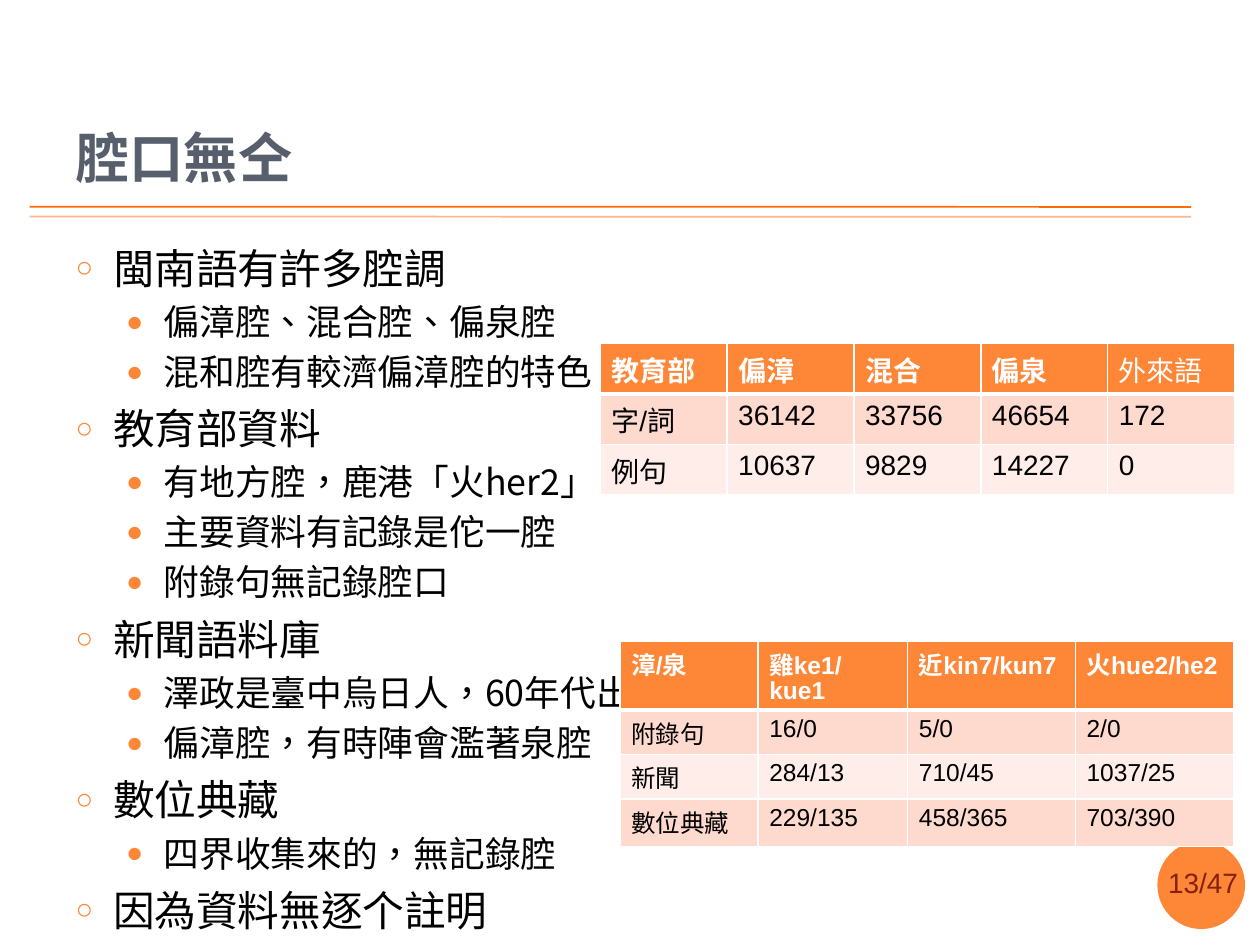
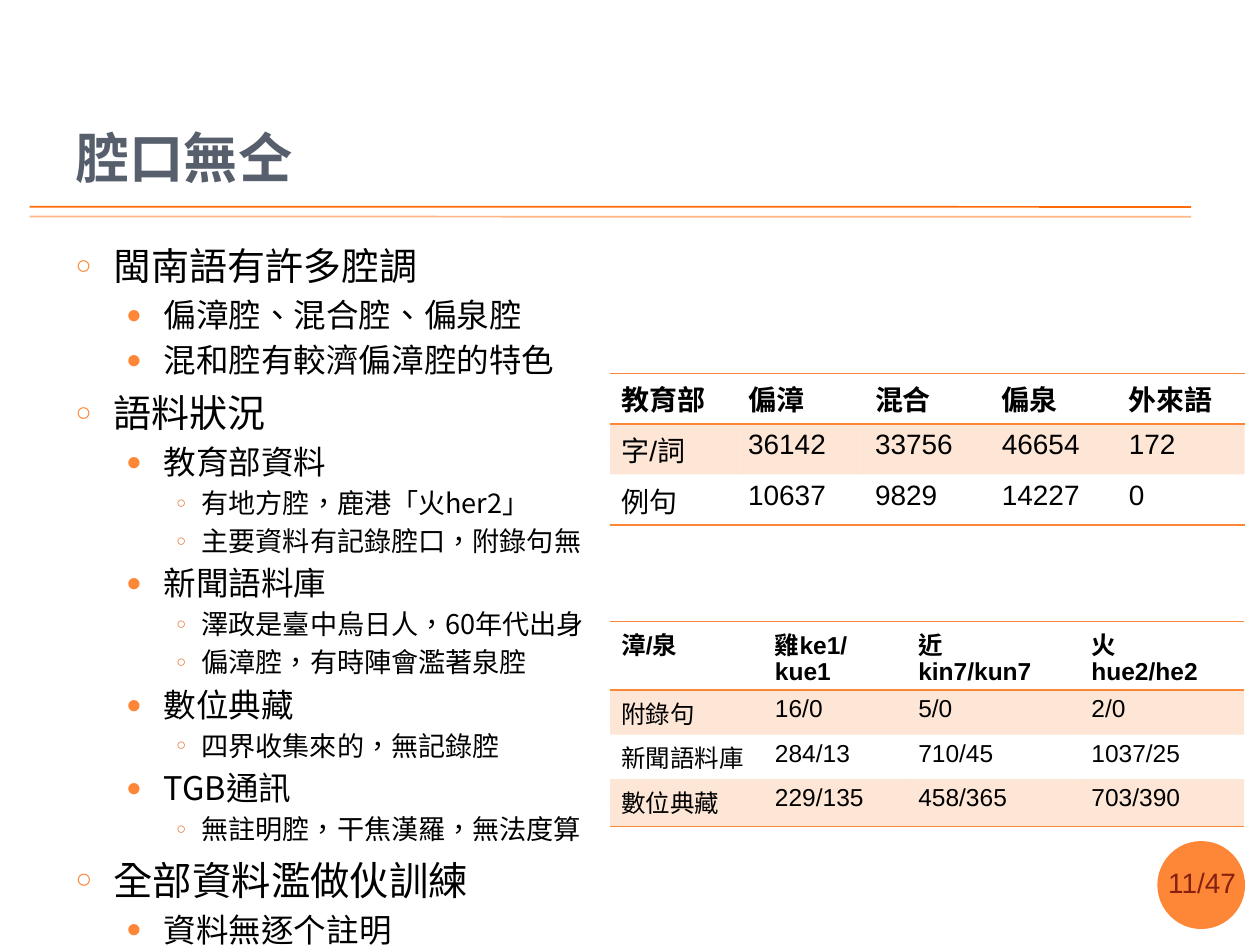
Before and after one commit to sih4sing5hong5/po3-ko3_tau5-iann2-phinn3, a slide deck: slide 11 of 翻譯報告.pptx (slide 13 before the commit). Drawn at 1260x945 pixels with LibreOffice and Linux fonts; fonts in the diff are those of the drawing; background and template pictures are left out. Boxes give left, top, right and bottom in pixels: in the first picture for what was removed or moved away, otherwise in the second. Text is boxed around its words. In the diff, an @@ line names an element or a change of style, - is before the commit and + after.

Commit message:
語料部份整理好矣 丞宏

```diff
--- a/翻譯報告.pptx
+++ b/翻譯報告.pptx
@@ text at (113,248,584,898): size 23.8 to 21.7 pt in "閩南語有許多腔調"; size 20.4 to 18.6 pt in "偏漳腔、混合腔、偏泉腔", "混和腔有較濟偏漳腔的特色"; size 23.8 to 18.6 pt in "教育部資料", "新聞語料庫", "數位典藏"; size 20.4 to 15.5 pt in "有地方腔，鹿港「火her2」", "澤政是臺中烏日人，60年代出身", "偏漳腔，有時陣會濫著泉腔", "四界收集來的，無記錄腔"; size 20.4 to 22.5 pt in "全部資料濫做伙訓練"; bullet ○ to ●; list level 1 to 2 in "教育部資料"; bullet ● to ○; list level 2 to 3 in "有地方腔，鹿港「火her2」"; bullet colour #FE8637 to #E0752F; list level 1 to 2 in "新聞語料庫"; list level 2 to 3 in "澤政是臺中烏日人，60年代出身"; list level 2 to 3 in "偏漳腔，有時陣會濫著泉腔"; list level 1 to 2 in "數位典藏"; list level 2 to 3 in "四界收集來的，無記錄腔"; more space between paragraphs @@
@@ table at (610,373,1246,522) @@
@@ fill #FE8637 to none in row 1 @@
@@ fill #FFD9CE to #FE8637 at 20% opacity in row 2 @@
@@ fill #FFEDE8 to none in row 3 @@
@@ text colour #FFFFFF to #000000 in "教育部", "偏漳", "混合", "偏泉" and 1 more places @@
@@ bold on in "外來語" @@
@@ borders changed @@
@@ table: place and size @@
-table at (600,344,1236,493)
+table at (610,373,1246,522)
@@ text at (113,395,265,430): paragraph added @@
+○ 語料狀況
@@ text at (202,528,582,554): text changed; size 20.4 to 15.5 pt @@
-  ● 主要資料有記錄是佗一腔
-  ● 附錄句無記錄腔口
+    ○ 主要資料有記錄腔口，附錄句無
@@ text at (164,567,327,598): paragraph added @@
+  ● 資料無逐个註明
@@ table at (610,621,1244,818) @@
-row 1, column 3: 近kin7/kun7
+row 1, column 3: 近 / kin7/kun7
-row 1, column 4: 火hue2/he2
+row 1, column 4: 火 / hue2/he2
-row 3, column 1: 新聞
+row 3, column 1: 新聞語料庫
@@ fill #FE8637 to none in row 1 @@
@@ fill #FFD9CE to #FE8637 at 20% opacity in 8 cells @@
@@ fill #FFEDE8 to none in row 3 @@
@@ text colour #FFFFFF to #000000 in "漳/泉", "雞ke1/kue1" @@
@@ borders changed @@
@@ table: place and size @@
-table at (620,641,1234,838)
+table at (610,621,1244,818)
@@ text at (164,772,581,842): text changed; size 23.8 to 15.5 pt @@
-○ 因為資料無逐个註明
+  ● TGB通訊
+    ○ 無註明腔，干焦漢羅，無法度算
@@ page number at (1168,873,1236,893): text changed @@
-13/47
+11/47
```
Also in this commit, not shown: 8 other slides changed, 2 slides added, 2 slides removed.
